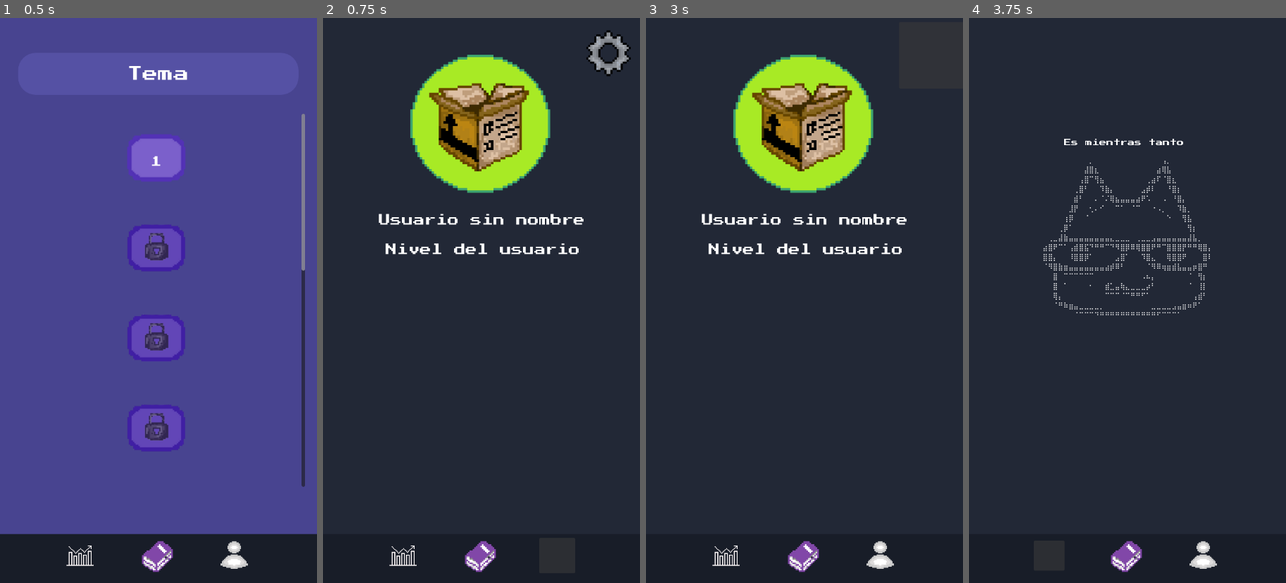
Above: before the commit, frames 1-4 (left to right).
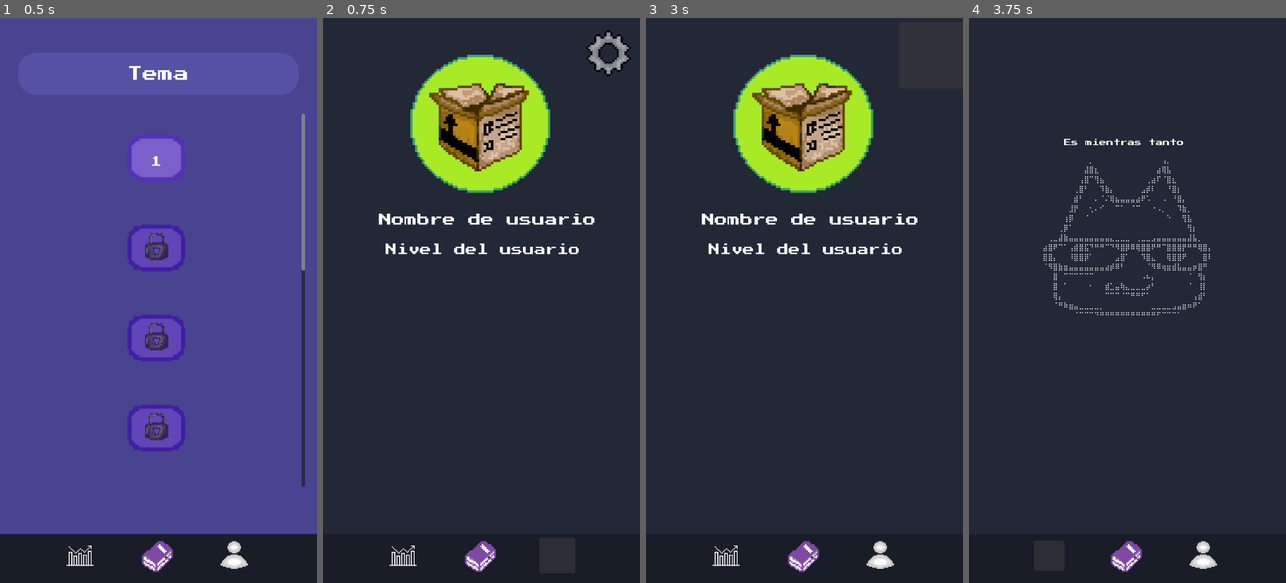
Above: after the commit, the same moments.

Repository: TonyCast2005/Galileo
Game: Godot game, scene res://escenas/usuario/MenuInicial/MenuInicial.tscn
Same seed, same stepped clock (60 frames per second), same inputs: the game is played once before the commit and once after it.
Inputs (mouse positions are in pixels of both pictures, inside the frame that each line leads up to):
- Up to frame 1 (0.5 s): no input
- Up to frame 2 (0.75 s): click (557, 554) at 0.5 s
- Up to frame 3 (3 s): click (880, 554) at 1.25 s; click (931, 57) at 2 s; click (921, 57) at 2.75 s
- Up to frame 4 (3.75 s): click (1048, 554) at 3.5 s

Frame 1 is identical in both runs. In frame 2, 0.7% of the frame differs, in the area x 17-86%, y 34-37%; in frame 3, 0.7%; in frame 4, nothing differs.
Error after the commit: Invalid call. Nonexistent function 'get' in base 'Nil'. (res://escenas/usuario/Perfil/perfil.gd:14)

Commit message:
terminado

Diff:
--- a/galileo/escenas/usuario/Perfil/logro.gd
+++ b/galileo/escenas/usuario/Perfil/logro.gd
@@ -6,9 +6,9 @@
 @onready var overlay = $OverlayBloqueado
 
 func set_data(icon: Texture, title: String, description: String, unlocked: bool):
-	icon_rect.texture = icon
-	title_label.text = title
-	desc_label.text = description
+    icon_rect.texture = icon
+    title_label.text = title
+    desc_label.text = description
 
-	overlay.visible = not unlocked
-	modulate = Color(1, 1, 1, 1.0 if unlocked else 0.5)
+    overlay.visible = not unlocked
+    modulate = Color(1, 1, 1, 1.0 if unlocked else 0.5)
--- a/galileo/escenas/usuario/Perfil/perfil.gd
+++ b/galileo/escenas/usuario/Perfil/perfil.gd
@@ -1,54 +1,31 @@
 extends Control
 
-@onready var achievements_list = $ScrollContainer/logrosVbox
-@onready var http = $HTTPRequest
-@onready var username = $NombreUsuario
-
-var LogroScene = preload("res://escenas/usuario/Perfil/Logro.tscn")
-var firebase_url = "https://galileo-af640-default-rtdb.firebaseio.com/"
-
-var logros = {}
+@onready var username = $NombreUsuario      # Label del nombre
+@onready var level_label = $NivelUsuario    # Label del nivel
+@onready var profile_pic = $FotoPerfil      # TextureRect de la foto
 
 func _ready():
-    if Globals.user != null:
-        username.text = Globals.user.get("nombre", "Usuario sin nombre")
+    cargar_datos_usuario()
+
+func cargar_datos_usuario():
+    var user = Globals.user
+
+    # Nombre
+    username.text = user.get("nombre", "Usuario sin nombre")
+
+    # Nivel
+    level_label.text = user.get("nivel", "novato")
+
+    # Foto de perfil
+    var foto_id = user.get("foto", "default")
+
+    # Ruta local de la imagen
+    var ruta = "res://assets/perfil/%s.png" % foto_id
+
+    if ResourceLoader.exists(ruta):
+        profile_pic.texture = load(ruta)
     else:
-        username.text = "Usuario sin nombre"
-    var url_logros = "%s/logros.json" % firebase_url
-    http.request(url_logros)
-
-func _on_HTTPRequest_request_completed(result, response_code, headers, body):
-    if response_code != 200:
-        push_error("Error al cargar Firebase: %s" % response_code)
-        return
-
-    var data = {}
-    if body.size() > 0:
-        data = JSON.parse_string(body.get_string_from_utf8())
-
-    if data == null:
-        push_error("Error al parsear JSON")
-        return
-
-    logros = data
-
-    mostrar_logros()
-
-func mostrar_logros():
-
-    for child in achievements_list.get_children():
-        child.queue_free()
-
-    for id in logros.keys():
-        var data = logros[id]
-        var icon = load(data["icono"])
-        add_achievement(icon, data["nombre"], data["descripcion"], true)
-
-func add_achievement(icon: Texture, title: String, description: String, unlocked: bool):
-    var logro = LogroScene.instantiate()
-    achievements_list.add_child(logro)
-    logro.call_deferred("set_data", icon, title, description, unlocked)
-
+        profile_pic.texture = load("res://assets/sprites/ui/Logros/caja de cartón .png")
 
 func _on_editar_perfil_pressed():
     get_tree().change_scene_to_file("res://escenas/usuario/Perfil/EditarPerfil.tscn")
--- a/galileo/escenas/usuario/Perfil/perfil.tscn
+++ b/galileo/escenas/usuario/Perfil/perfil.tscn
@@ -53,12 +53,12 @@
 offset_top = 411.0
 offset_right = 589.0
 offset_bottom = 505.0
-theme_override_font_sizes/font_size = 26
+theme_override_font_sizes/font_size = 29
 text = "Nombre de usuario"
 horizontal_alignment = 1
 vertical_alignment = 1
 
-[node name="NiveelUsuario" type="Label" parent="."]
+[node name="NivelUsuario" type="Label" parent="."]
 layout_mode = 0
 offset_left = 132.0
 offset_top = 512.0
--- a/galileo/escenas/usuario/registro/firebase_auth.gd
+++ b/galileo/escenas/usuario/registro/firebase_auth.gd
@@ -88,6 +88,39 @@
     return result
 
 
+func _patch_request(url: String, data: Dictionary) -> Dictionary:
+    var http := HTTPRequest.new()
+    add_child(http)
+
+    var headers = ["Content-Type: application/json"]
+    var json = JSON.stringify(data)
+
+    var err = http.request(url, headers, HTTPClient.METHOD_PATCH, json)
+    if err != OK:
+        return {"error": {"message": "Error al enviar PATCH: %s" % err}}
+
+    var response = await http.request_completed
+    var status = response[0]
+    var code = response[1]
+    var body = response[3]
+
+    http.queue_free()
+
+    if status != HTTPRequest.RESULT_SUCCESS:
+        return {"error": {"message": "Error en PATCH, código HTTP %s" % code}}
+
+    var result = JSON.parse_string(body.get_string_from_utf8())
+    return result
+
+
+
+func update_user_data(uid: String, data: Dictionary) -> Dictionary:
+    var url = "%s/usuarios/%s.json" % [DB_URL, uid]
+    return await _patch_request(url, data)
+
+
+
+
 # 🔹 Enviar POST a Firebase
 func _send_request(url: String, data: Dictionary) -> Dictionary:
     var http := HTTPRequest.new()
--- a/galileo/escenas/usuario/registro/iniciar_sesion.gd
+++ b/galileo/escenas/usuario/registro/iniciar_sesion.gd
@@ -51,21 +51,41 @@
     mensaje.text = "✅ Inicio de sesión exitoso"
     print("Login exitoso:", usuario.text)
 
-    # 📝 Obtener nombre desde Realtime Database
+    # ---------------------------------------------------------
+    # 🔥 1. Obtener UID
+    # ---------------------------------------------------------
     var uid = res.get("localId", "")
-    var nombre = "Usuario sin nombre"
-    if uid != "":
-        var extra_data = await auth._get_user_data(uid)
-        if extra_data != null:
-            nombre = extra_data.get("nombre", "Usuario sin nombre")
 
+    # ---------------------------------------------------------
+    # 🔥 2. Obtener todos los datos del usuario desde Firebase DB
+    # ---------------------------------------------------------
+    var db_data = await auth._get_user_data(uid)
+
+    if db_data == null:
+        mensaje.text = "⚠️ No se pudieron cargar los datos del usuario"
+        return
+
+    # ---------------------------------------------------------
+    # 🔥 3. Guardar todos los datos del usuario en Globals
+    # ---------------------------------------------------------
     Globals.user = {
         "idToken": res.get("idToken", ""),
         "uid": uid,
         "email": usuario.text,
-        "nombre": nombre
+        "nombre": db_data.get("nombre", "Usuario"),
+        "foto": db_data.get("foto", "default"),
+        "nivel": db_data.get("nivel", "novato"),
+        "logros": db_data.get("logros", {}),
+        "metrics": db_data.get("metrics", {}),
+        "progreso": db_data.get("progreso", {}),
+        "racha": db_data.get("racha", {})
     }
 
+    print("📦 Datos cargados en Globals.user: ", Globals.user)
+
+    # ---------------------------------------------------------
+    # 🔥 4. Ir al perfil
+    # ---------------------------------------------------------
     get_tree().change_scene_to_file("res://escenas/usuario/Perfil/perfil.tscn")
 
 
--- a/galileo/escenas/usuario/registro/registrarse.gd
+++ b/galileo/escenas/usuario/registro/registrarse.gd
@@ -24,31 +24,55 @@
         mensaje.text = "❌ Las contraseñas no coinciden"
         return
 
-    # 🔹 Limpiar los textos antes de enviar a Firebase
+    # 🔹 Limpiar datos
     var email = correo.text.strip_edges().to_lower()
     var password = contrasena.text.strip_edges()
     var nombre = usuario.text.strip_edges()
 
-    # 🔹 Llamar a la función de registro con los valores limpios
+    # 🔹 Registrar usuario en Firebase Authentication
     var res = await auth.register_user(email, password, nombre)
-
-    # 🔹 Mostrar el resultado en consola para depurar (puedes quitarlo luego)
     print("Resultado del registro:", res)
 
     if res.has("error"):
         mensaje.text = "❌ Error al registrar: %s" % res["error"]
         print("Respuesta completa Firebase:", JSON.stringify(res, "\t"))
-
         return
 
-    # Guardar datos del usuario en Globals
+    # 🔥 **UID único del usuario**
+    var uid = res.get("localId", "")
+
+    # -------------------------------------------------------------------------
+    # ✅ **CREAR PERFIL DEL USUARIO EN REALTIME DATABASE**
+    # -------------------------------------------------------------------------
+    var data_inicial = {
+        "nombre": nombre,
+        "email": email,
+        "foto": "default",         # foto de perfil inicial
+        "nivel": "novato",         # nivel inicial por defecto
+        "logros": {},              # carpeta para guardar logros
+        "metrics": {},             # carpeta para métricas
+        "progreso": {
+            "nivel_actual": "novato",
+            "leccion_actual": 0
+        },
+        "racha": {
+            "dias": 0,
+            "ultima_fecha": ""
+        }
+    }
+
+    var respuesta_db = await auth.update_user_data(uid, data_inicial)
+    print("➡️ Datos creados en Firebase DB:", respuesta_db)
+    # -------------------------------------------------------------------------
+
+    # Guardar datos básicos en Globals
     Globals.user = {
-        "uid": res.get("localId", ""),
-        "email": res.get("email", ""),
+        "uid": uid,
+        "email": email,
         "nombre": nombre
     }
 
-    # Cambiar a la escena de perfil
+    # Cambiar a la escena del Test
     get_tree().change_scene_to_file("res://escenas/TestUbicacion/test1.tscn")
 
 
Not shown: 1 places in galileo/escenas/usuario/Perfil/perfil.tscn that only renumber resources
